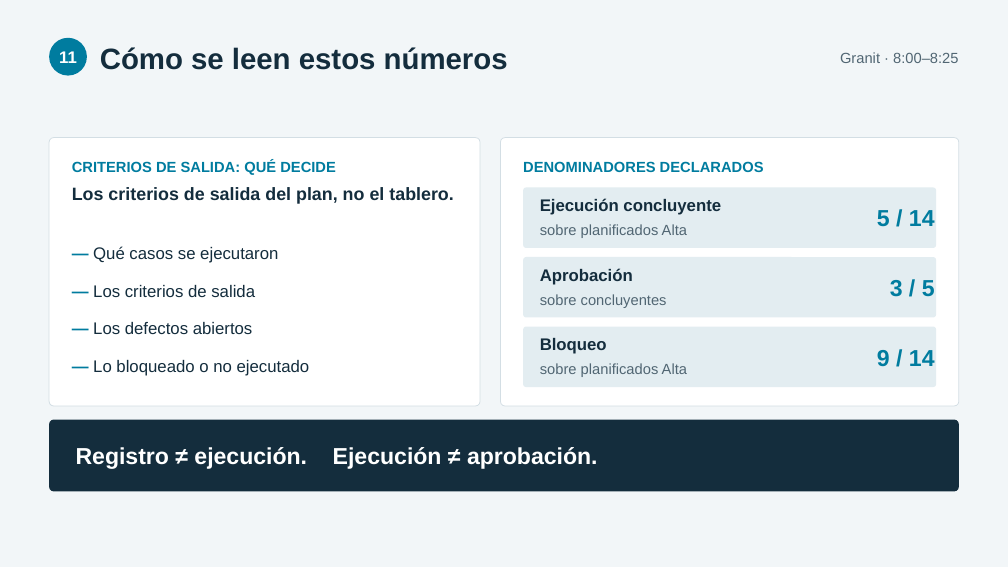
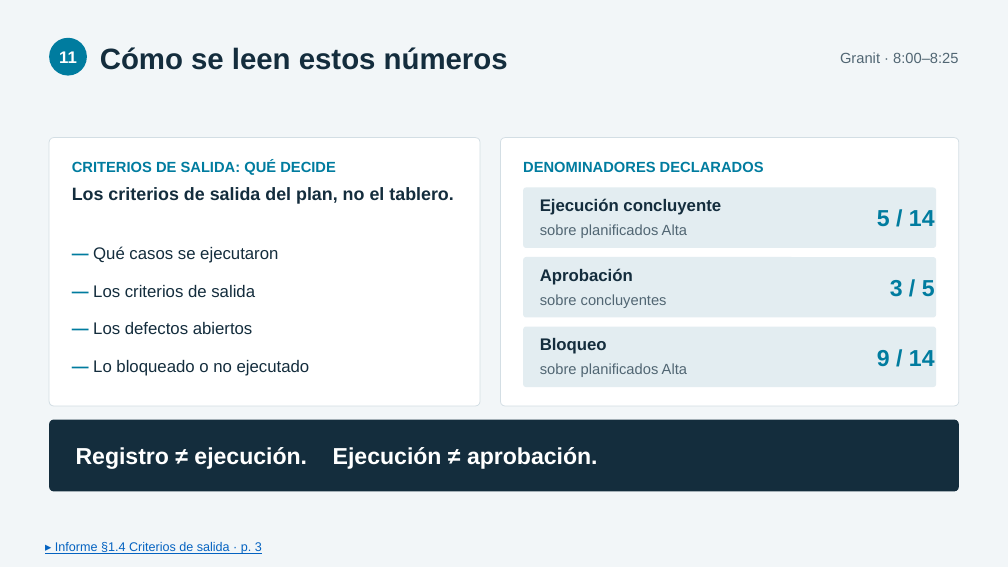
Before and after one commit to usuariogranit/Proyecto1_Caso3_OpenCart, a slide deck: slide 11 of entrega/Proyecto1_Caso3_Grupo5/Proyecto1_Caso3_Grupo5_Exposicion_FINAL.pptx. Drawn at 1008x567 pixels with LibreOffice and Linux fonts; fonts in the diff are those of the drawing. Boxes give left, top, right and bottom in pixels: in the first picture for what was removed or moved away, otherwise in the second. Text is boxed around its words. In the diff, an @@ line names an element or a change of style, - is before the commit and + after.

Commit message:
Presentacion final con 36 enlaces al informe: pie por lamina e identificadores de caso y de defecto

```diff
--- a/entrega/Proyecto1_Caso3_Grupo5/Proyecto1_Caso3_Grupo5_Exposicion_FINAL.pptx
+++ b/entrega/Proyecto1_Caso3_Grupo5/Proyecto1_Caso3_Grupo5_Exposicion_FINAL.pptx
@@ text added at [55,542,262,554], 12 pt, text #0563C1, underline @@
+▸ Informe §1.4 Criterios de salida · p. 3
```
Also in this commit, not shown: 16 other slides changed, 1 other file.
